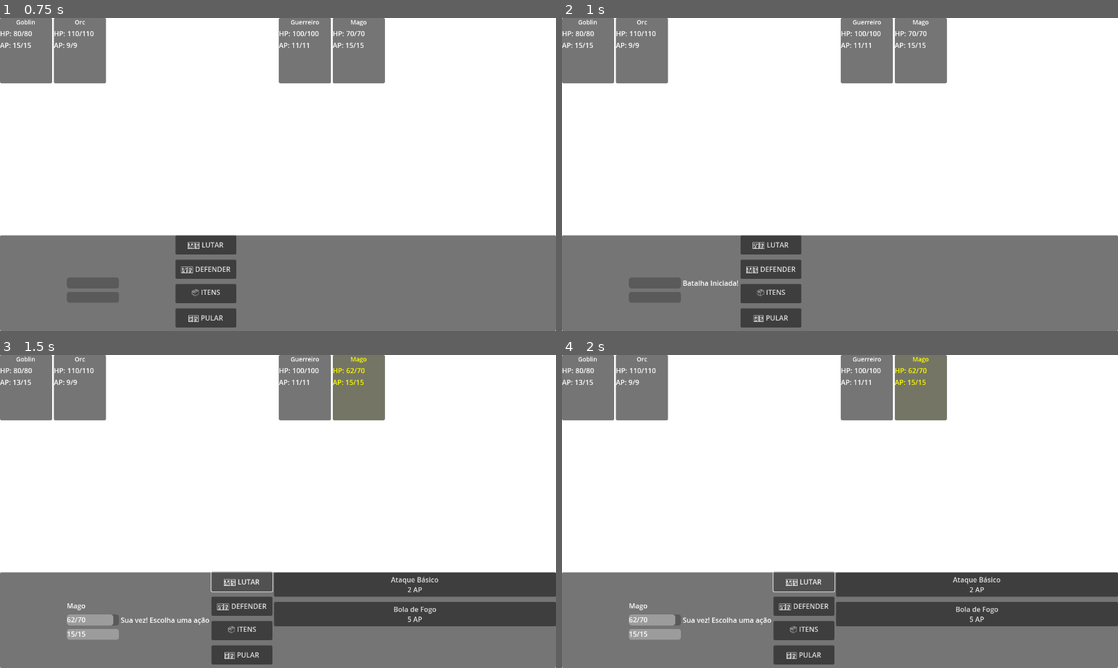
Above: before the commit, frames 1-4 (two rows, left to right).
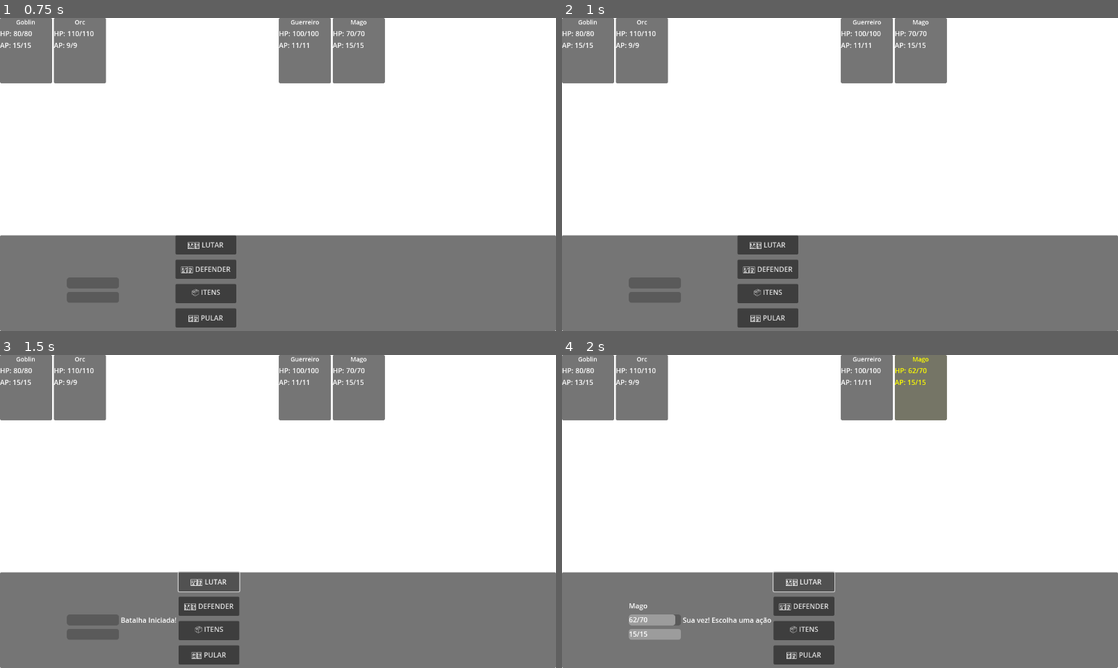
Above: after the commit, the same moments.

Repository: GabrielHR0/Jogo_CG
Game: Godot game, scene res://scenes/main/main.tscn
The game is run twice, just before and just after one commit, with the same random seed, the same clock (stepped at 60 frames per second) and the same inputs. The engine's default icon, where the game draws it, is replaced by a stand-in: a white triangle on a blue panel in a dark square.
Inputs:
- Up to frame 1 (0.75 s): click "Iniciar Batalha de Teste" at 0.5 s
- Up to frame 2 (1 s): no input
- Up to frame 3 (1.5 s): click "🗡️ LUTAR" at 1.25 s
- Up to frame 4 (2 s): no input

Frame 1 is identical in both runs. In frame 2, 0.7% of the frame differs, in the area x 21-43%, y 69-99%; in frame 3, 12%, in the area x 3-100%, y 0-99%; in frame 4, 7.9%.

Commit message:
bug-fix: Lógica de ação de defesa corrigida

Diff:
--- a/models/Battle.gd
+++ b/models/Battle.gd
@@ -63,12 +63,14 @@
 	current_player_character = character
 	waiting_for_player_input = true
 
+	# 🎯 CORREÇÃO: Recupera AP ANTES de mostrar o menu
 	if current_round > 0:
 		var rec = character.restore_ap()
 		print("🔋", character.name, "recuperou", rec, "AP (", character.current_ap, "/", character.get_max_ap(), ")")
 
 	player_turn_started.emit(character)
 	print("⏸️ Esperando ação do jogador:", character.name)
+	print("💰 AP disponível:", character.current_ap, "/", character.get_max_ap())
 	await self.player_action_selected
 	print("▶️ Ação recebida do jogador")
 
@@ -87,10 +89,20 @@
 
 func on_player_select_action(action: Action, target: Character):
 	print("🖱️ player_select_action:", action and action.name, "->", target and target.name)
+	print("💰 AP antes da ação:", current_player_character.current_ap, "/", current_player_character.get_max_ap())
+
 	if waiting_for_player_input and current_player_character:
 		waiting_for_player_input = false
 		var actor := current_player_character
 		current_player_character = null
+
+		# Verifica se ainda tem AP suficiente (pode ter mudado)
+		if not actor.has_ap_for_action(action):
+			print("❌ AP insuficiente! AP atual:", actor.current_ap, "Custo necessário:", action.ap_cost)
+			# Recupera o turno para o jogador
+			await _execute_player_turn(actor)
+			return
+
 		# Executa a ação do jogador no mesmo pipeline da IA
 		await _execute_action(actor, action, target)
 		turn_completed.emit(actor)
@@ -143,10 +155,13 @@
 
 func _execute_action(character: Character, action: Action, target: Character):
 	print("🧮 Execute:", action.name, "| atacker:", character.name, "| target_type:", action.target_type, "| target:", target and target.name)
+	print("💰 AP antes:", character.current_ap, "/", character.get_max_ap())
 	await get_tree().create_timer(action_delay_sec).timeout
 
 	action.execute(character, target)  # gasta AP e aplica dano/efeitos
 	action_executed.emit(character, action, target)
+
+	print("💰 AP depois:", character.current_ap, "/", character.get_max_ap())
 
 	if not target.is_alive():
 		print("💀", target.name, "morreu")
--- a/models/Character.gd
+++ b/models/Character.gd
@@ -26,6 +26,8 @@
 
 var buffs := {}
 var is_defending: bool = false
+var defense_bonus: int = 0
+var dodge_chance: float = 0.0
 
 func _init():
 	calculate_stats()
@@ -40,11 +42,11 @@
 	skip_turn.description = "Não faz nada neste turno"
 	basic_actions.append(skip_turn)
 
-	var defend = Action.new()
+	var defend = DefendAction.new()
 	defend.name = "Defender"
-	defend.ap_cost = 1
+	defend.ap_cost = calculate_defend_ap_cost()
 	defend.target_type = "self"
-	defend.description = "Assume postura defensiva"
+	defend.description = "Assume postura defensiva até seu próximo turno"
 	basic_actions.append(defend)
 
 	var use_item = Action.new()
@@ -54,6 +56,9 @@
 	use_item.description = "Usa um item do inventário"
 	basic_actions.append(use_item)
 
+func calculate_defend_ap_cost() -> int:
+	return int(get_max_ap() * 0.6)  # 60% do AP total
+
 func calculate_stats():
 	melee_damage = calculate_melee_damage()
 	magic_damage = calculate_magic_damage()
@@ -80,9 +85,7 @@
 	print("💚", name, "curado:", current_hp, "/", get_max_hp(), "HP")
 
 func get_defense() -> int:
-	var base_defense = defense
-	if is_defending:
-		base_defense += int(get_attribute("constitution") * 0.5)
+	var base_defense = defense + defense_bonus
 	return base_defense
 
 func calculate_ap_recovery() -> int:
@@ -91,15 +94,28 @@
 func restore_ap():
 	var recovered = calculate_ap_recovery()
 	current_ap = min(get_max_ap(), current_ap + recovered)
+
+	# 🛡️ CORREÇÃO: Para de defender ao recuperar AP (início do turno)
+	if is_defending:
+		stop_defending()
+
 	return recovered
 
-func take_damage(dmg: int):
+func take_damage(dmg: int) -> int:
+	# Verifica se esquiva completamente (15% de chance quando defendendo)
+	if is_defending and randf() < dodge_chance:
+		print("   🎯", name, "esquivou completamente do ataque!")
+		return 0
+
 	var defense_reduction = int(get_defense() * 0.5)
 	var final_damage = max(0, dmg - defense_reduction)
 	current_hp = max(0, current_hp - final_damage)
+
 	if defense_reduction > 0:
 		print("   🛡️ Defesa reduziu", defense_reduction, "de dano")
 		print("   💥 Dano final:", final_damage, "(original:", dmg, ")")
+
+	return final_damage
 
 func spend_ap(cost: int):
 	current_ap = max(0, current_ap - max(0, cost))
@@ -131,10 +147,19 @@
 
 func start_defending():
 	is_defending = true
+	defense_bonus = int(get_attribute("constitution") * 1.5)  # Bônus baseado na constituição
+	dodge_chance = 0.15  # 15% de chance de esquiva
 	print("   🛡️", name, "está defendendo")
+	print("   📈 +", defense_bonus, "defesa")
+	print("   🎯 Chance de esquiva: 15%")
+	print("   ⏱️ Duração: Até seu próximo turno")
 
 func stop_defending():
-	is_defending = false
+	if is_defending:
+		is_defending = false
+		defense_bonus = 0
+		dodge_chance = 0.0
+		print("   🛡️", name, "saiu da posição defensiva")
 
 func add_buff(attr_name: String, buff_value: int, duration_turns: int):
 	if buffs.has(attr_name):
@@ -143,7 +168,14 @@
 		current_buff[1] = max(current_buff[1], duration_turns)
 	else:
 		buffs[attr_name] = [buff_value, duration_turns]
-	calculate_stats()
+
+	_recalculate_combat_stats_only()
+
+func _recalculate_combat_stats_only():
+	melee_damage = calculate_melee_damage()
+	magic_damage = calculate_magic_damage()
+	ranged_damage = calculate_ranged_damage()
+	defense = calculate_defense()
 
 func update_buffs():
 	var keys_to_remove = []
@@ -153,8 +185,8 @@
 			keys_to_remove.append(attr_name)
 	for attr_name in keys_to_remove:
 		buffs.erase(attr_name)
-	calculate_stats()
-	stop_defending()
+
+	_recalculate_combat_stats_only()
 
 func add_combat_action(action: Action):
 	if combat_actions.size() < 4:
--- a/models/actions/DefendAction.gd
+++ b/models/actions/DefendAction.gd
@@ -1,17 +1,27 @@
 extends Action
 class_name DefendAction
 
-@export var defense_buff: int = 5
-@export var duration: int = 1
-
 func _init():
 	name = "Defender"
-	ap_cost = 1
+	ap_cost = 1  # Será atualizado pelo Character
 	target_type = "self"
-	description = "Assume posição defensiva"
+	description = "Assume posição defensiva até seu próximo turno"
 
 func execute(user: Character, target: Character) -> void:
 	super.execute(user, target)
-	user.add_buff("constitution", defense_buff, duration)
+
+	# Atualiza o custo de AP baseado no AP máximo atual do usuário
+	ap_cost = user.calculate_defend_ap_cost()
+
+	# Verifica se tem AP suficiente
+	if not user.has_ap_for_action(self):
+		print("   ❌", user.name, "não tem AP suficiente para defender")
+		return
+
+	user.spend_ap(ap_cost)
+	user.start_defending()
+
 	print("   🛡️", user.name, "assume posição defensiva")
-	print("   📈 +", defense_buff, "constituição por", duration, "turnos")
+	print("   💰 Custo: ", ap_cost, " AP (60% do AP máximo)")
+	print("   🎯 Chance de esquiva: 15%")
+	print("   ⏱️ Duração: Até seu próximo turno")
--- a/scenes/BattleScene/battle_scene.gd
+++ b/scenes/BattleScene/battle_scene.gd
@@ -33,6 +33,12 @@
 var current_player_character: Character = null
 var selected_action: Action = null
 var battle_ended: bool = false
+var waiting_for_update: bool = false
+
+# 🎯 NOVO: Configuração de delays
+@export var turn_start_delay: float = 0.3
+@export var action_execution_delay: float = 0.2
+@export var ui_update_delay: float = 0.1
 
 func _ready():
 	print("=== 🎮 BattleScene READY ===")
@@ -65,6 +71,7 @@
 func setup_battle(allies_party: Party, enemies_party: Party):
 	print("⚔️ Setup battle:", allies_party.name, "vs", enemies_party.name)
 	battle_ended = false
+	waiting_for_update = false
 
 	battle = Battle.new()
 	add_child(battle)
@@ -81,7 +88,7 @@
 	battle.setup_battle(allies_party, enemies_party)
 	create_character_displays()
 
-	await get_tree().create_timer(0.25).timeout
+	await get_tree().create_timer(0.5).timeout
 	print("▶️ start_battle()")
 	battle.start_battle()
 
@@ -162,6 +169,21 @@
 	if battle_ended:
 		return
 
+	# 🎯 NOVO: Sistema de espera para garantir que tudo foi atualizado
+	waiting_for_update = true
+	action_label.text = "Atualizando..."
+
+	print("⏳ Iniciando turno de:", character.name)
+
+	# Delay para garantir que todos os campos foram atualizados
+	await get_tree().create_timer(turn_start_delay).timeout
+
+	# Atualiza a UI completamente
+	await update_all_ui_elements()
+
+	# Libera para interação
+	waiting_for_update = false
+
 	current_player_character = character
 	print("🕐 Turno:", character.name, "| AP:", character.current_ap, "/", character.get_max_ap(), "| Ações:", character.combat_actions.size())
 	_print_actions(character)
@@ -171,6 +193,21 @@
 	hide_sub_menus() # fecha restos do turno anterior
 	print("🧭 CommandMenu pronto; Menus fechados")
 
+# 🎯 NOVO: Função para atualizar todos os elementos da UI
+func update_all_ui_elements():
+	print("🔄 Atualizando toda a UI...")
+
+	# Atualiza displays de todos os personagens
+	update_character_displays()
+
+	# Atualiza status do personagem atual se existir
+	if current_player_character:
+		update_character_status(current_player_character)
+
+	# Pequeno delay para garantir que a UI foi atualizada
+	await get_tree().create_timer(ui_update_delay).timeout
+	print("✅ UI atualizada")
+
 func _print_actions(character: Character):
 	if character == null:
 		print("⚠️ _print_actions: character null")
@@ -187,21 +224,36 @@
 	if battle_ended:
 		return
 
+	# 🎯 NOVO: Espera antes de atualizar a UI após ação
+	await get_tree().create_timer(action_execution_delay).timeout
+
 	var action_text = "%s usa %s em %s" % [character.name, action.name, target.name]
 	print("✅ Executada:", action_text)
 	action_label.text = action_text
-	update_character_displays()
+
+	# Atualiza a UI após a ação
+	await update_all_ui_elements()
 
 func _on_turn_completed(character: Character):
 	if battle_ended:
 		return
+
+	# 🎯 NOVO: Espera antes de finalizar o turno
+	await get_tree().create_timer(action_execution_delay).timeout
 
 	print("⏭️ Turno concluído:", character.name)
 	remove_character_highlight(character.name)
 	hide_sub_menus()
 
+	# Atualiza a UI após o turno
+	await update_all_ui_elements()
+
 func _on_character_died(character: Character):
 	print("💀 Morte:", character.name)
+
+	# 🎯 NOVO: Espera antes de remover o personagem
+	await get_tree().create_timer(action_execution_delay).timeout
+
 	if character.name in character_displays:
 		var display = character_displays[character.name]
 		# 🎯 CORREÇÃO: Faz o personagem desaparecer em vez de escurecer
@@ -213,6 +265,7 @@
 func _on_battle_ended(victory: bool):
 	print("🎯 BattleScene: _on_battle_ended chamado - Vitória:", victory)
 	battle_ended = true
+	waiting_for_update = true
 
 	if victory:
 		print("🎉 VITÓRIA!")
@@ -270,6 +323,8 @@
 # ===== Menus =====
 
 func show_command_menu():
+	if waiting_for_update:
+		return
 	hide_sub_menus()
 	print("🧭 CommandMenu visível; Sub-menus ocultos")
 
@@ -281,13 +336,13 @@
 	print("🙈 Todos os sub-menus ocultados")
 
 func _on_fight_pressed():
-	if battle_ended:
+	if battle_ended or waiting_for_update:
 		return
 	print("🗡️ LUTAR por:", current_player_character and current_player_character.name)
 	show_attack_menu()
 
 func _on_defend_pressed():
-	if battle_ended:
+	if battle_ended or waiting_for_update:
 		return
 	print("🛡️ DEFENDER")
 	if current_player_character == null:
@@ -304,13 +359,13 @@
 		print("⚠️ 'Defender' não encontrada")
 
 func _on_items_pressed():
-	if battle_ended:
+	if battle_ended or waiting_for_update:
 		return
 	print("📦 ITENS (WIP)")
 	action_label.text = "Sistema de itens em desenvolvimento"
 
 func _on_skip_pressed():
-	if battle_ended:
+	if battle_ended or waiting_for_update:
 		return
 	print("⏭️ PULAR")
 	if current_player_character == null:
@@ -323,7 +378,7 @@
 		print("⚠️ 'Pular Turno' não encontrada")
 
 func show_attack_menu():
-	if battle_ended:
+	if battle_ended or waiting_for_update:
 		return
 	print("📂 AttackMenu para:", current_player_character and current_player_character.name)
 	for child in attack_buttons_container.get_children():
@@ -361,14 +416,14 @@
 	print("👁️ AttackMenu:", attack_menu.visible, "| TargetMenu:", target_menu.visible)
 
 func _on_attack_selected(action: Action):
-	if battle_ended:
+	if battle_ended or waiting_for_update:
 		return
 	print("🎯 Selecionado:", action.name, "por", current_player_character and current_player_character.name)
 	selected_action = action
 	show_target_menu(action)
 
 func show_target_menu(action: Action):
-	if battle_ended:
+	if battle_ended or waiting_for_update:
 		return
 	print("🎯 Mostrando alvos para:", action.name)
 
@@ -457,7 +512,7 @@
 	return valid_targets
 
 func _on_target_selected(target: Character):
-	if battle_ended:
+	if battle_ended or waiting_for_update:
 		return
 	# 🛡️ CORREÇÃO: Verifica se o target é válido
 	if target == null:
@@ -473,7 +528,7 @@
 	execute_player_action(selected_action, target)
 
 func _on_target_back_pressed():
-	if battle_ended:
+	if battle_ended or waiting_for_update:
 		return
 	print("⬅️ Voltando do menu de alvos")
 	# Volta para o menu anterior
@@ -488,12 +543,20 @@
 		hide_sub_menus()
 
 func execute_player_action(action: Action, target: Character):
-	if battle_ended:
+	if battle_ended or waiting_for_update:
 		return
 	if current_player_character == null:
 		print("⚠️ execute_player_action: sem personagem ativo")
 		return
+
+	# 🎯 CORREÇÃO: Verifica AP novamente antes de executar
+	if not current_player_character.has_ap_for_action(action):
+		print("❌ AP insuficiente! AP atual:", current_player_character.current_ap, "Custo necessário:", action.ap_cost)
+		action_label.text = "AP insuficiente! AP: " + str(current_player_character.current_ap) + "/" + str(current_player_character.get_max_ap())
+		return
+
 	print("🚀 Executando:", action.name, "de", current_player_character.name, "em", target.name)
+	print("💰 AP disponível:", current_player_character.current_ap, "/", current_player_character.get_max_ap())
 	hide_sub_menus()
 	battle.on_player_select_action(action, target)
 	selected_action = null
